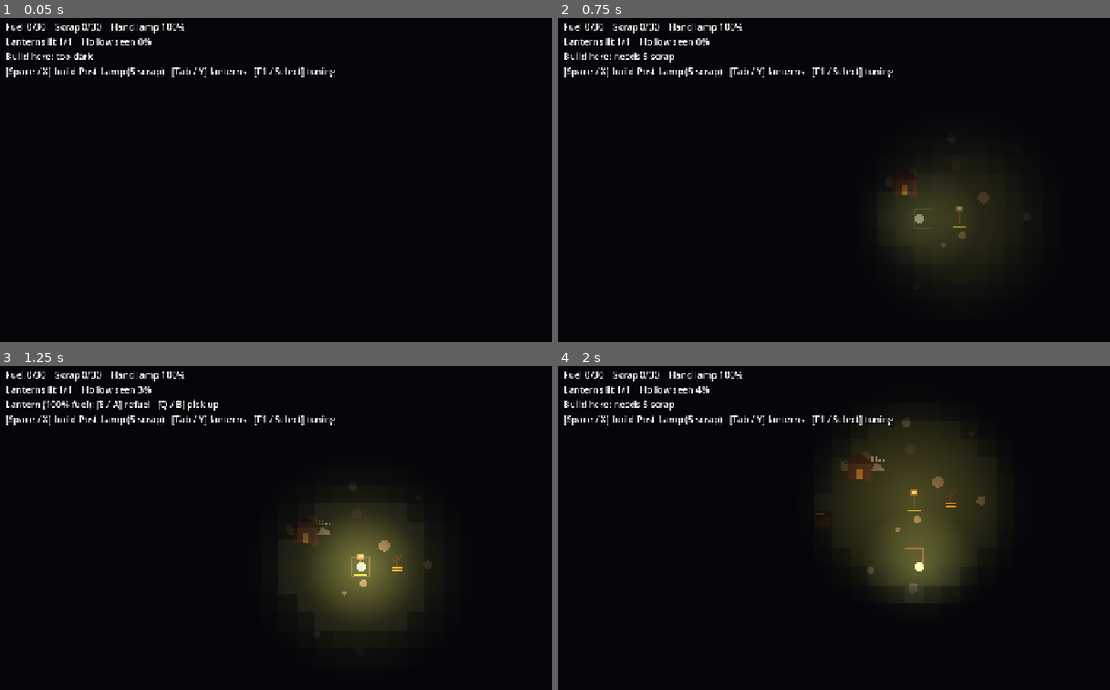
Above: before the commit, frames 1-4 (two rows, left to right).
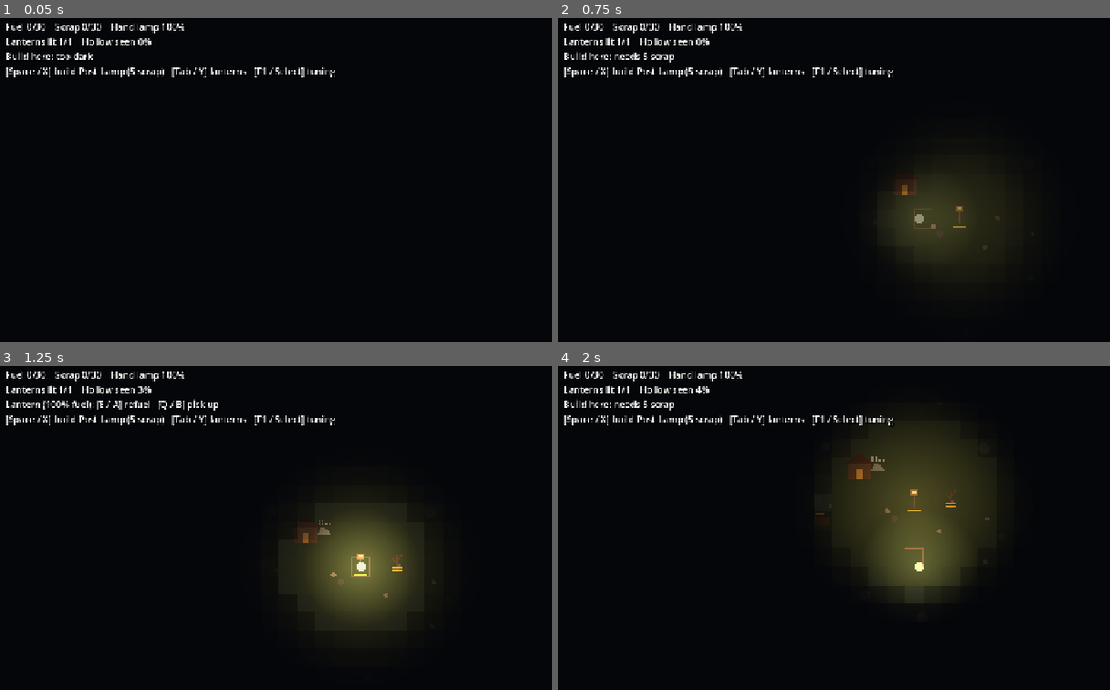
Above: after the commit, the same moments.

Repository: tim-carey-code/lantern-keeper
Game: Godot game, scene res://scenes/main/main.tscn
The game is run twice, just before and just after one commit, with the same random seed, the same clock (stepped at 60 frames per second) and the same inputs.
Inputs (mouse positions are in pixels of both pictures, inside the frame that each line leads up to):
- Up to frame 1 (0.05 s): no input
- Up to frame 2 (0.75 s): tap Enter at 0.5 s; move the mouse to (1082, 199) at 0.52 s; hold D (move_right) from 0.53 s (still down); hold E (interact) from 0.53 s (still down); click (1082, 199) at 0.67 s
- Up to frame 3 (1.25 s): keep holding D (move_right); keep holding E (interact)
- Up to frame 4 (2 s): move the mouse to (773, 586) at 1.27 s; release D (move_right) at 1.28 s; release E (interact) at 1.28 s; hold S (move_down) from 1.28 s (still down); tap Space (place_lantern) at 1.35 s

Frame 1 is identical in both runs. In frame 2, 0.1% of the frame differs, in the area x 67-79%, y 53-72%; in frame 3, 0.2%; in frame 4, 0.3%, in the area x 51-79%, y 16-71%.

Commit message:
Balance: more scrap, less fuel in The Hollow (M2 playtest)

Diff:
--- a/scripts/main/main.gd
+++ b/scripts/main/main.gd
@@ -3,8 +3,8 @@
 ## the keeper's hut in the middle, an old lantern, a woodpile, dead trees and ruins.
 
 const HOLLOW_SEED := 11
-const FUEL_SPOTS := 30
-const SCRAP_SPOTS := 14
+const FUEL_SPOTS := 22
+const SCRAP_SPOTS := 20
 
 @onready var fog: FogGrid = $FogLayer/FogGrid
 @onready var player: CharacterBody2D = $Player
@@ -100,7 +100,7 @@
 			if kind == "fuel":
 				_add_resource("fuel", p, rng.randi_range(4, 8), 8, 60.0, false)
 			else:
-				_add_resource("scrap", p, rng.randi_range(3, 6), 6, 90.0, false)
+				_add_resource("scrap", p, rng.randi_range(4, 7), 7, 75.0, false)
 			placed += 1
 	for i in 260:
 		var p := Vector2(rng.randf() * fog.world_size().x, rng.randf() * fog.world_size().y)
Not shown, changed: docs/PLAYTEST.md
Not shown, changed: docs/ROADMAP.md
